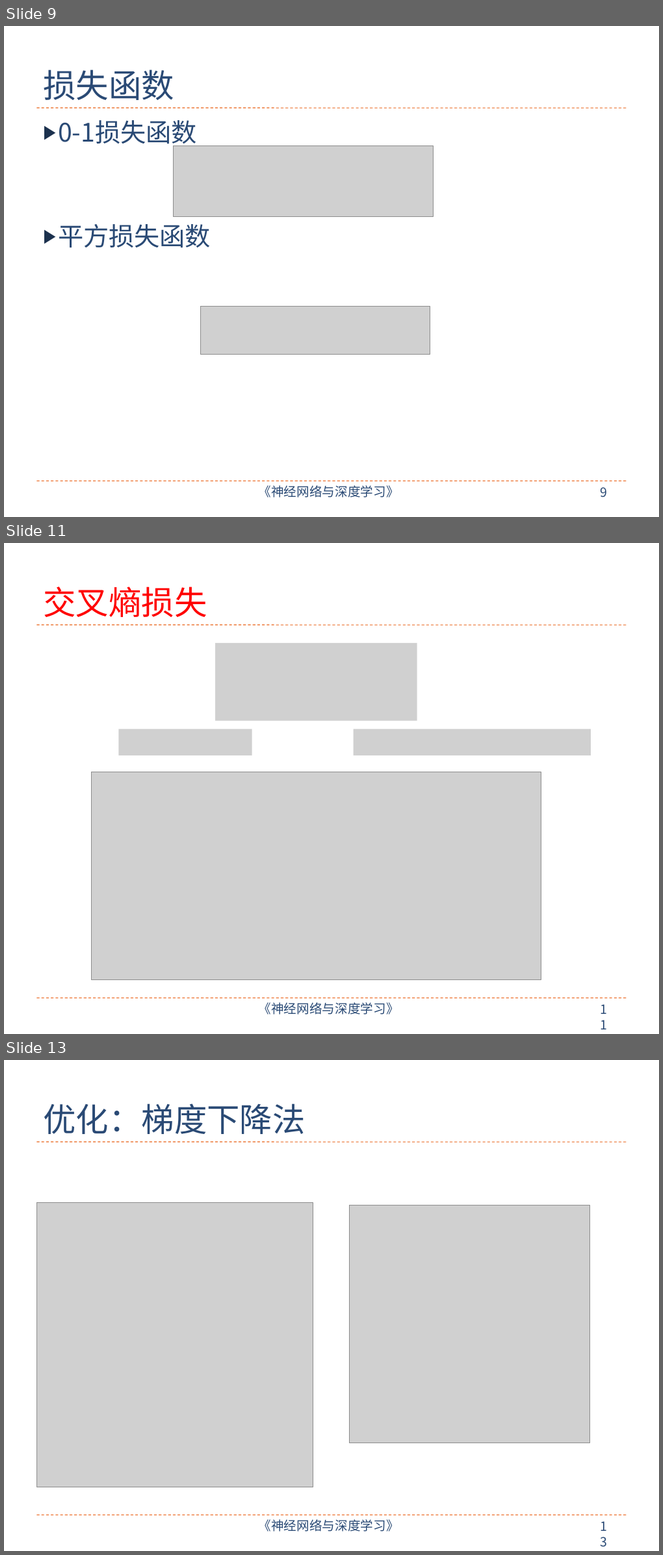
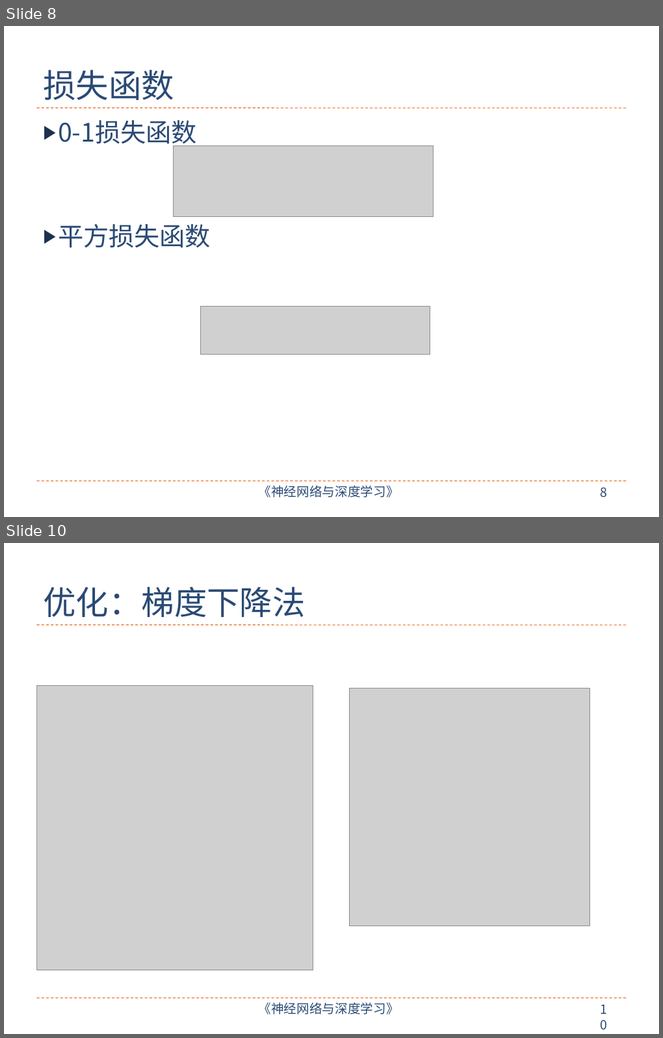
Before and after one commit to nndl/nndl.github.io, a slide deck: ppt/chap-机器学习概述.pptx. Shown one above the other, each under a label of ours: slides 9, 11 and 13 before the commit, slides 8 and 10 after it; the slides between them are not shown. The pictures are 663x1555 and 663x1038 pixels, drawn with LibreOffice and Linux fonts; fonts in the diff are those of the drawing; grey boxes stand for pictures. Boxes give left, top, right and bottom in pixels: in the first picture for what was removed or moved away, otherwise in the second. Text is boxed around its words. In the diff, an @@ line names an element or a change of style, - is before the commit and + after.

```diff
--- a/ppt/chap-机器学习概述.pptx
+++ b/ppt/chap-机器学习概述.pptx
@@ slide 11 removed at [4, 543, 659, 1034], background #FFFFFF; not listed: 4 template elements that a slide beside it also shows @@
@@ title removed at [43, 587, 207, 617] @@
-交叉熵损失
@@ picture removed at [216, 643, 417, 721] @@
@@ picture removed at [118, 729, 252, 756] @@
@@ picture removed at [353, 729, 590, 756] @@
@@ picture removed at [91, 772, 542, 980] @@
@@ what was slide 9 is now slide 8 @@
@@ page number at [600, 488, 607, 498]: text changed @@
-9
+8
@@ what was slide 13 is now slide 10 @@
```
Also in this commit, not shown: 1 slide changed, 4 slides added, 2 other slides removed, 4 other files.
